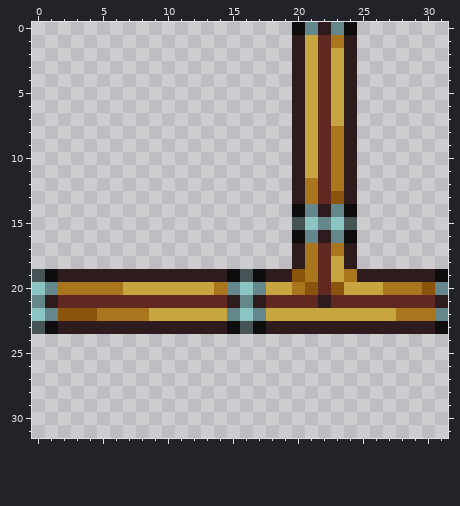
Pixel-art sprite: Resources/Textures/_Ganimed/Structures/Power/Cables/mv_cable.rsi/mvcable_13.png. This is how it looked before the edit.
The file is 32x32 pixels.
The result:
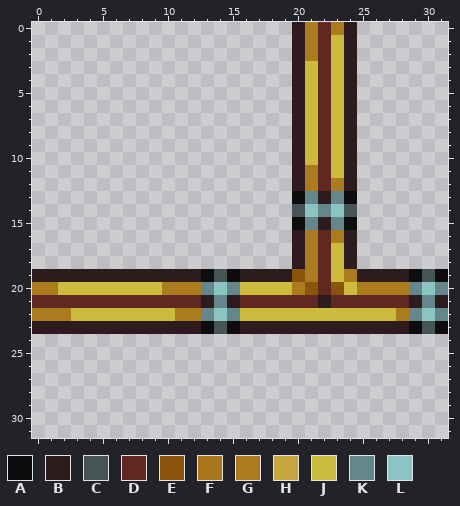
Palette (. is transparent): A #0e0c0c  B #2d1b1e  C #465456  D #612721  E #8b540d  F #a9761d  G #aa7c1e  H #c7a642  J #ccbb3d  K #64878c  L #8ac4c3
The edit:
@@ x 0..31 @@
- 0 ....................AKBKA.......
- 1 ....................BHDFB.......
- 2 ....................BHDHB.......
- 3 ....................BHDHB.......
- 4 ....................BHDHB.......
- 5 ....................BHDHB.......
- 6 ....................BHDHB.......
- 7 ....................BHDHB.......
- 8 ....................BHDFB.......
- 9 ....................BHDFB.......
-10 ....................BHDFB.......
-11 ....................BHDFB.......
-12 ....................BFDFB.......
-13 ....................BFDEB.......
-14 ....................AKBKA.......
-15 ....................CLKLC.......
-16 ....................AKBKA.......
-17 ....................BFDFB.......
-18 ....................BFDHB.......
-19 CABBBBBBBBBBBBBACABBEFDHFBBBBBBA
-20 LKFFFFFHHHHHHHFKLKHHFEDEHHHFFFEK
-21 KBDDDDDDDDDDDDDBKBDDDDBDDDDDDDDB
-22 LKEEEFFFFHHHHHHKLKHHHHHHHHHHFFFK
-23 CABBBBBBBBBBBBBACABBBBBBBBBBBBBA
+ 0 ....................BGDGB.......
+ 1 ....................BGDJB.......
+ 2 ....................BGDJB.......
+ 3 ....................BJDJB.......
+ 4 ....................BJDJB.......
+ 5 ....................BJDJB.......
+ 6 ....................BJDJB.......
+ 7 ....................BJDJB.......
+ 8 ....................BJDJB.......
+ 9 ....................BJDJB.......
+10 ....................BJDJB.......
+11 ....................BGDJB.......
+12 ....................BGDGB.......
+13 ....................AKBKA.......
+14 ....................CLKLC.......
+15 ....................AKBKA.......
+16 ....................BGDGB.......
+17 ....................BGDJB.......
+18 ....................BGDJB.......
+19 BBBBBBBBBBBBBACABBBBEGDJGBBBBACA
+20 GGJJJJJJJJGGGKLKJJJJGEDEJGGGGKLK
+21 DDDDDDDDDDDDDBKBDDDDDDBDDDDDDBKB
+22 GGGJJJJJJJJGGKLKJJJJJJJJJJJJGKLK
+23 BBBBBBBBBBBBBACABBBBBBBBBBBBBACA
 24 ................................
Boxes around the changes in both pictures, in picture pixels (x1, y1, x2, y2):
changed: (32, 22, 435, 334)
